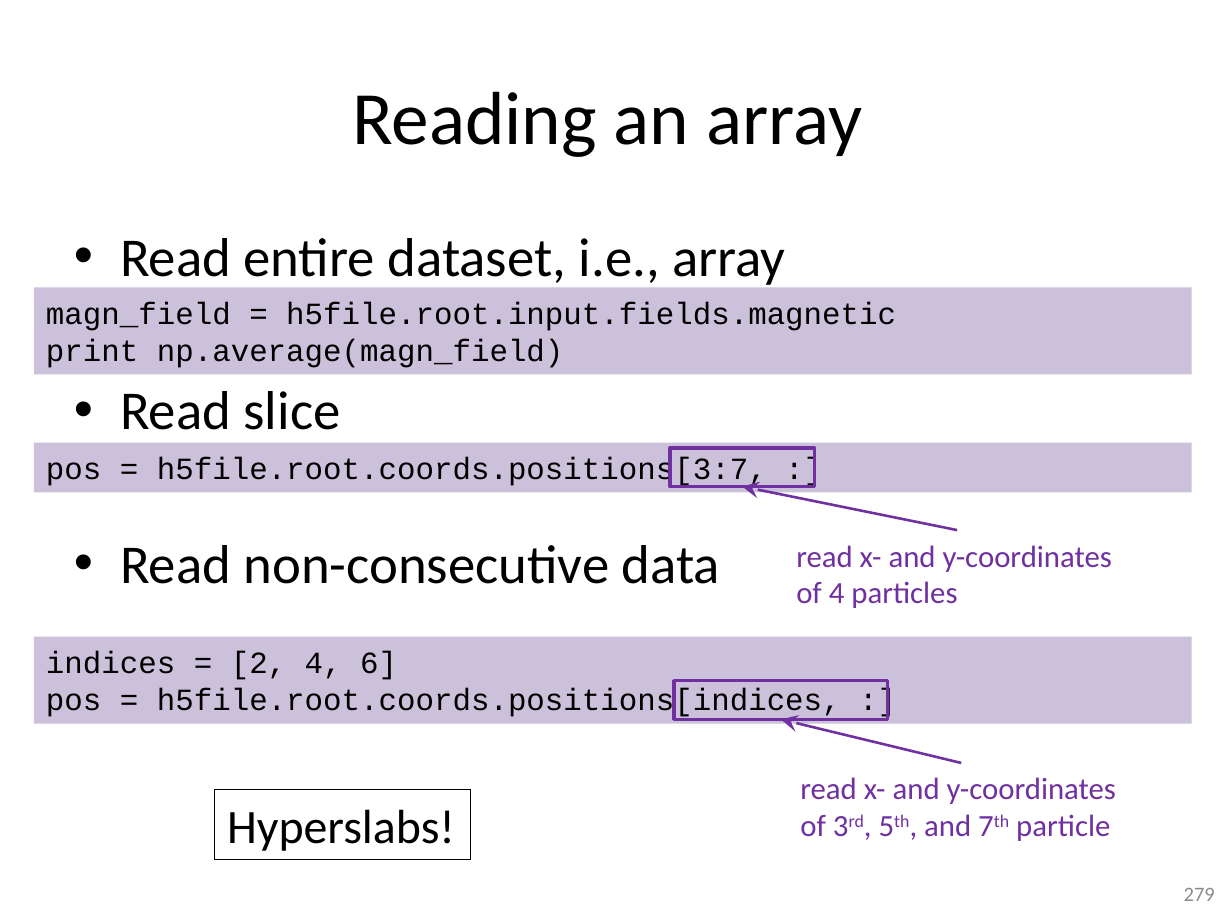
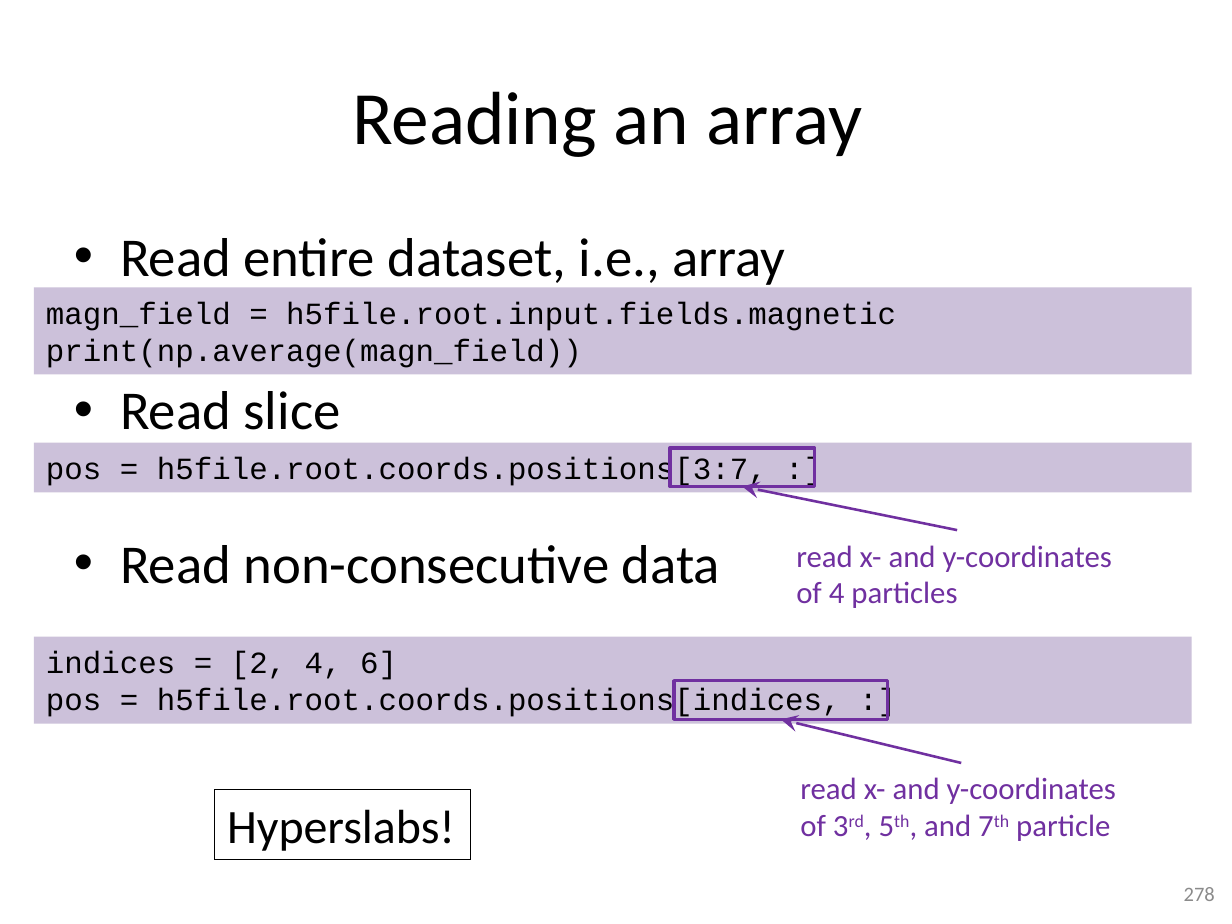
Before and after one commit to gjbex/training-material, a slide deck: slide 278 of Python/python-intro.pptx (slide 279 before the commit). Drawn at 1232x924 pixels with LibreOffice and Linux fonts; fonts in the diff are those of the drawing. Boxes give left, top, right and bottom in pixels: in the first picture for what was removed or moved away, otherwise in the second. Text is boxed around its words. In the diff, an @@ line names an element or a change of style, - is before the commit and + after.

```diff
--- a/Python/python-intro.pptx
+++ b/Python/python-intro.pptx
@@ text in rectangle at (x1=46, y1=302, x2=896, y2=368): text changed @@
-magn_field = h5file.root.input.fields.magnetic
-print np.average(magn_field)
+magn_field = h5file.root.input.fields.magnetic
+print(np.average(magn_field))
@@ page number at (x1=1184, y1=887, x2=1215, y2=901): text changed @@
-279
+278
```
Also in this commit, not shown: 31 other slides changed, 3 slides added, 1 slide removed.
